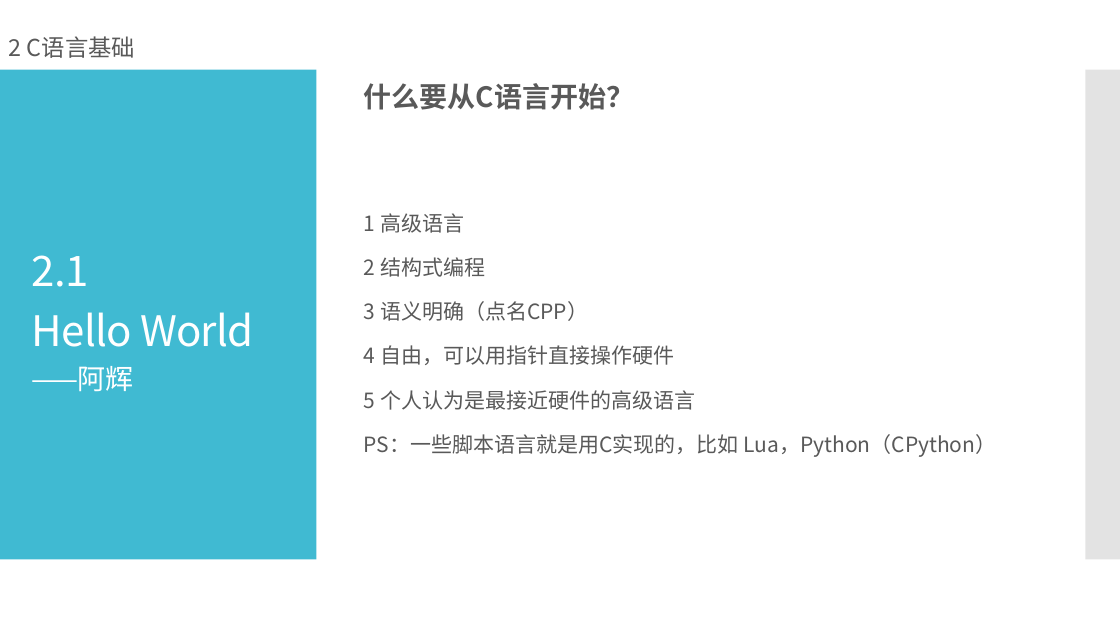
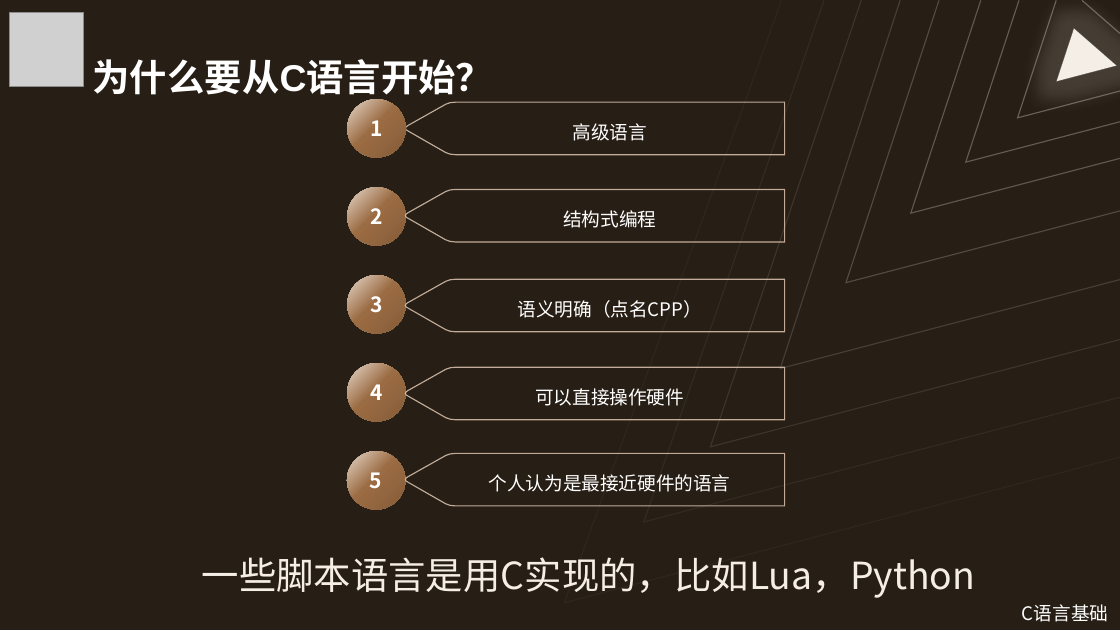
Before and after one commit to Wannerfi/CodingCourse, a slide deck: slide 7 of 2C语言基础.pptx (slide 6 before the commit). Drawn at 1120x630 pixels with LibreOffice and Linux fonts; fonts in the diff are those of the drawing; grey boxes stand for pictures. Boxes give left, top, right and bottom in pixels: in the first picture for what was removed or moved away, otherwise in the second. Text is boxed around its words. In the diff, an @@ line names an element or a change of style, - is before the commit and + after.

```diff
--- a/2C语言基础.pptx
+++ b/2C语言基础.pptx
@@ background #FFFFFF to #271E15 @@
@@ picture added at box(9, 13, 83, 87) @@
@@ freeform shape added at box(565, 0, 1120, 602), outline #FFFFFF 1 pt @@
@@ freeform shape added at box(644, 0, 1120, 522), outline #FFFFFF 1 pt @@
@@ freeform shape added at box(711, 0, 1120, 446), outline #FFFFFF 1 pt @@
@@ freeform shape added at box(781, 0, 1120, 368), outline #FFFFFF 1 pt @@
@@ freeform shape added at box(846, 0, 1120, 282), outline #FFFFFF 1 pt @@
@@ freeform shape added at box(911, 0, 1120, 213), outline #FFFFFF 1 pt @@
@@ freeform shape added at box(966, 0, 1120, 162), outline #FFFFFF 1 pt @@
@@ freeform shape added at box(1017, 0, 1120, 118), outline #FFFFFF 1 pt @@
@@ freeform shape added at box(1057, 29, 1117, 81), fill #F5EEE7, outline #FFFFFF 1 pt @@
@@ freeform shape added at box(1082, 0, 1120, 33), outline #FFFFFF 1 pt @@
@@ text removed at box(9, 36, 135, 58) @@
-2 C语言基础
@@ title "为什么要从C语言开始？" at box(93, 59, 494, 101): vertical alignment middle to bottom @@
@@ title at box(93, 59, 494, 101): text changed; size 24 to 32 pt; font Noto Sans CJK SC to Arial; text colour #595959 to #FFFFFF @@
-什么要从C语言开始？
+为什么要从C语言开始？
@@ rectangle removed at box(0, 70, 317, 560) @@
@@ rectangle removed at box(1086, 70, 1120, 560) @@
@@ ellipse added at box(347, 99, 406, 158), fill gradient #E9DACD to #9B6C43 to #845C39, 18 pt, text #FFFFFF, bold @@
+1
@@ freeform shape added at box(406, 103, 786, 155), outline #EEE1D7 1 pt, 16 pt, text #FFFFFF @@
+高级语言
@@ ellipse added at box(347, 187, 406, 246), fill gradient #E9DACD to #9B6C43 to #845C39, 18 pt, text #FFFFFF, bold @@
+2
@@ freeform shape added at box(406, 190, 786, 243), outline #EEE1D7 1 pt, 16 pt, text #FFFFFF @@
+结构式编程
@@ text removed at box(364, 213, 996, 457) @@
-1 高级语言
-2 结构式编程
-3 语义明确（点名CPP）
-4 自由，可以用指针直接操作硬件
-5 个人认为是最接近硬件的高级语言
-PS：一些脚本语言就是用C实现的，比如 Lua，Python（CPython）
@@ title removed at box(32, 255, 254, 392) @@
-2.1
-Hello World
-——阿辉
@@ ellipse added at box(347, 276, 406, 334), fill gradient #E9DACD to #9B6C43 to #845C39, 18 pt, text #FFFFFF, bold @@
+3
@@ freeform shape added at box(406, 279, 786, 332), outline #EEE1D7 1 pt, 16 pt, text #FFFFFF @@
+语义明确（点名CPP）
@@ ellipse added at box(347, 363, 406, 422), fill gradient #E9DACD to #9B6C43 to #845C39, 18 pt, text #FFFFFF, bold @@
+4
@@ freeform shape added at box(406, 367, 786, 420), outline #EEE1D7 1 pt, 16 pt, text #FFFFFF @@
+可以直接操作硬件
@@ ellipse added at box(347, 451, 406, 510), fill gradient #E9DACD to #9B6C43 to #845C39, 18 pt, text #FFFFFF, bold @@
+5
@@ freeform shape added at box(406, 454, 786, 507), outline #EEE1D7 1 pt, 16 pt, text #FFFFFF @@
+个人认为是最接近硬件的语言
@@ text added at box(202, 557, 975, 598), 32 pt, text #F5EEE7 @@
+一些脚本语言是用C实现的，比如Lua，Python
@@ text added at box(1022, 604, 1108, 622), 16 pt, text #FFFFFF @@
+C语言基础
```
Also in this commit, not shown: 13 other slides changed, 16 slides added, 16 slides removed.
